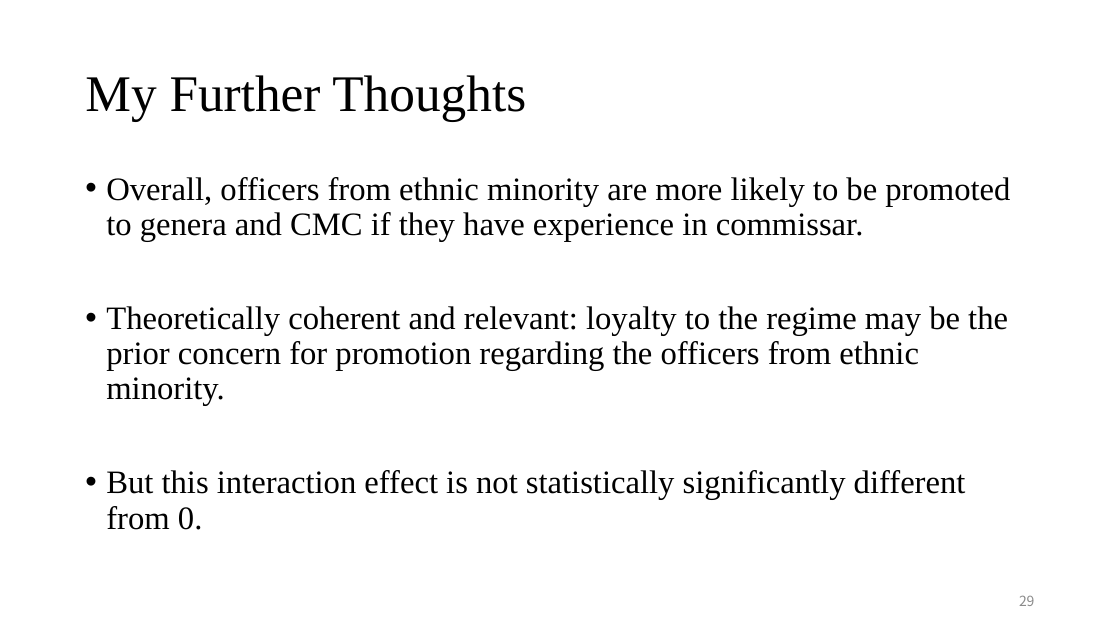
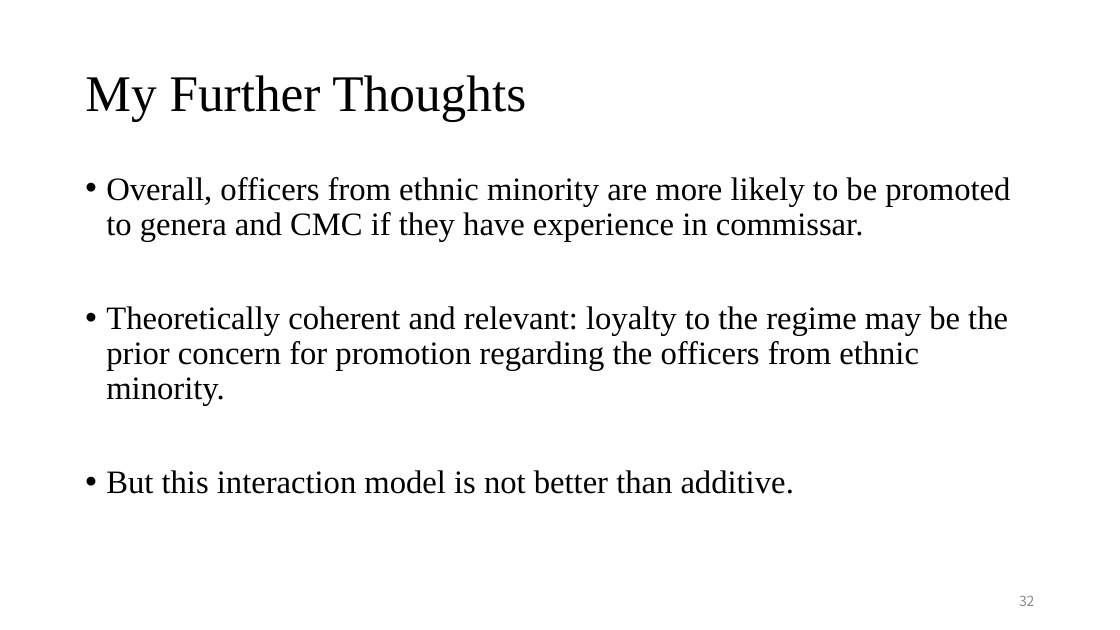
Before and after one commit to CaesarCoder/StatsII_Spring2023, a slide deck: slide 32 of Replication Project/Replication_Tianxin_Zhang_21352232.pptx (slide 29 before the commit). Drawn at 1120x630 pixels with LibreOffice and Linux fonts; fonts in the diff are those of the drawing. Boxes give left, top, right and bottom in pixels: in the first picture for what was removed or moved away, otherwise in the second. Text is boxed around its words. In the diff, an @@ line names an element or a change of style, - is before the commit and + after.

```diff
--- a/Replication Project/Replication_Tianxin_Zhang_21352232.pptx
+++ b/Replication Project/Replication_Tianxin_Zhang_21352232.pptx
@@ text at [106, 470, 794, 494]: text changed @@
-• But this interaction effect is not statistically significantly different from 0.
+• But this interaction model is not better than additive.
@@ page number at [1019, 595, 1035, 606]: text changed @@
-29
+32
```
Also in this commit, not shown: 5 other slides changed, 3 slides added, 7 other files.
